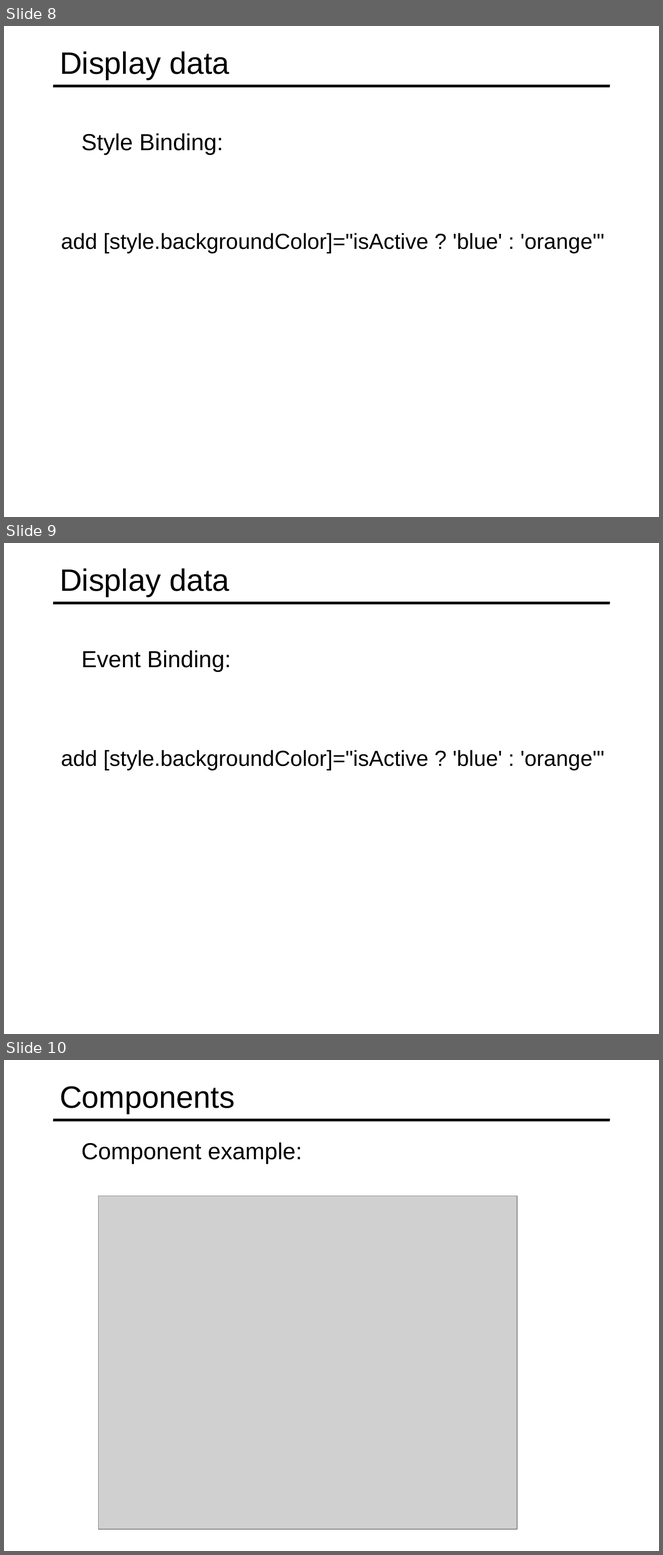
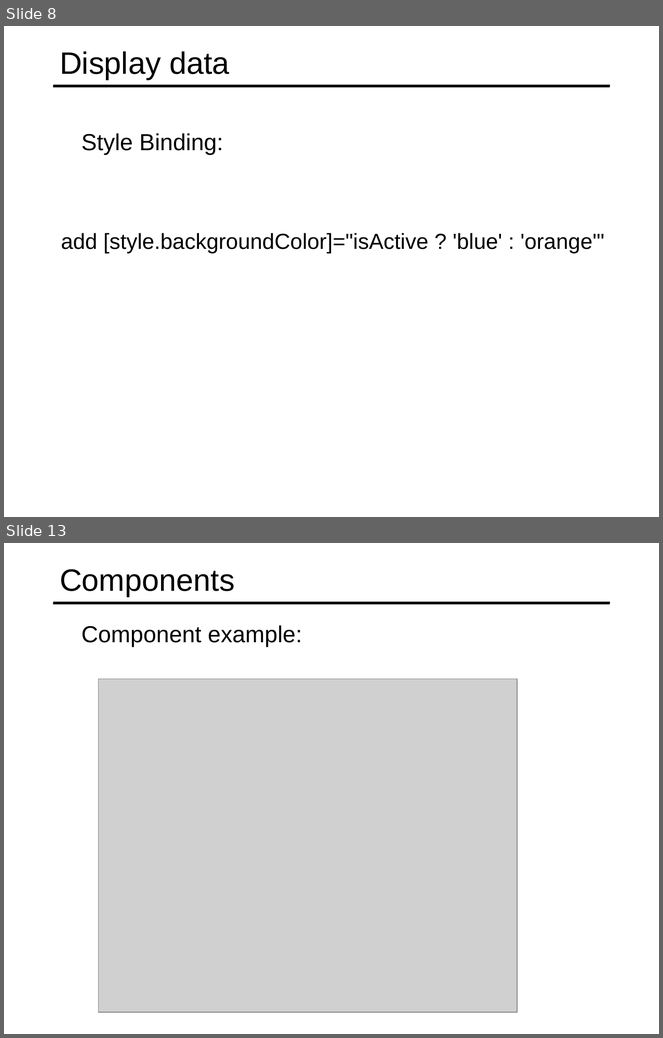
Before and after one commit to specter01wj/Jago_Link_Training, a slide deck: Angular/Angular7/Angular Advanced Course/Essentials/2.Displaying Data and Handling Events/L2_Displaying Data and Handling Events.ppt. Shown one above the other, each under a label of ours: slides 8, 9 and 10 before the commit, slides 8 and 13 after it; the slides between them are not shown. The pictures are 663x1555 and 663x1038 pixels, drawn with LibreOffice and Linux fonts; fonts in the diff are those of the drawing; grey boxes stand for pictures. Boxes give left, top, right and bottom in pixels: in the first picture for what was removed or moved away, otherwise in the second. Text is boxed around its words. In the diff, an @@ line names an element or a change of style, - is before the commit and + after.

```diff
--- a/Angular/Angular7/Angular Advanced Course/Essentials/2.Displaying Data and Handling Events/L2_Displaying Data and Handling Events.ppt
+++ b/Angular/Angular7/Angular Advanced Course/Essentials/2.Displaying Data and Handling Events/L2_Displaying Data and Handling Events.ppt
@@ slide 9 removed at bbox=[4, 543, 659, 1034], background #FFFFFF; not listed: 1 template element that a slide beside it also shows @@
@@ title removed at bbox=[60, 568, 230, 596] @@
-Display data
@@ text removed at bbox=[81, 650, 231, 672] @@
-  Event Binding:
@@ text removed at bbox=[61, 750, 605, 770] @@
-  add [style.backgroundColor]="isActive ? 'blue' : 'orange'"
@@ what was slide 10 is now slide 13 @@
```
Also in this commit, not shown: 4 slides added, 1 other file.
